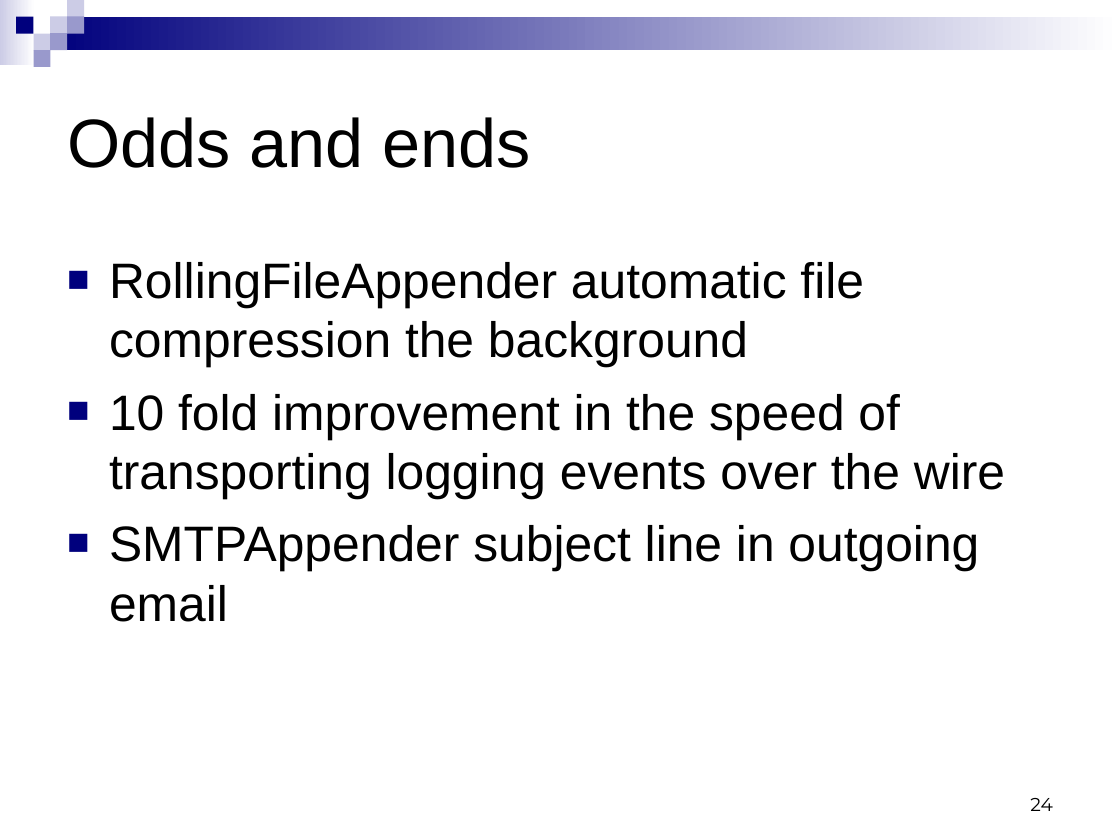
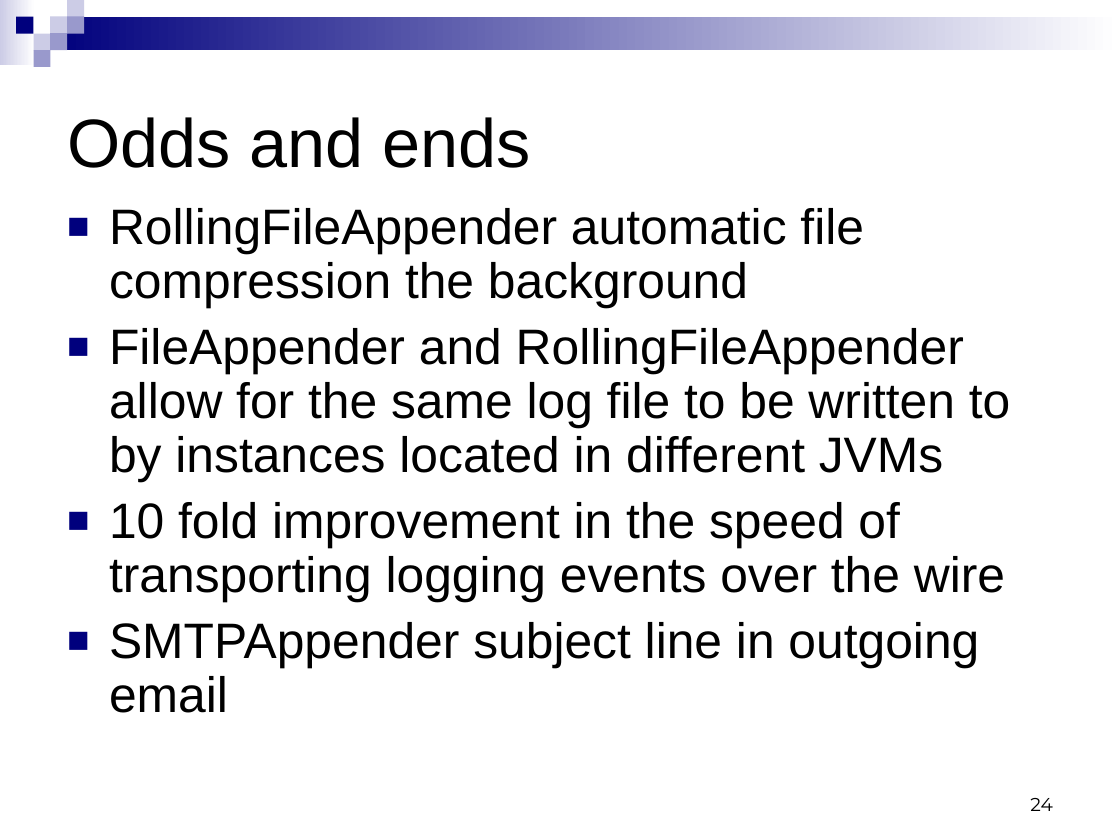
Before and after one commit to qos-ch/logback, a slide deck: slide 24 of logback-site/src/site/resources/logback.ppt. Drawn at 1120x840 pixels with LibreOffice and Linux fonts; fonts in the diff are those of the drawing. Boxes give left, top, right and bottom in pixels: in the first picture for what was removed or moved away, otherwise in the second. Text is boxed around its words. In the diff, an @@ line names an element or a change of style, - is before the commit and + after.

```diff
--- a/logback-site/src/site/resources/logback.ppt
+++ b/logback-site/src/site/resources/logback.ppt
@@ text "RollingFileAppender automatic file compression the ...": place and size @@
-text "RollingFileAppender automatic file compression the ..." at (109, 262, 1005, 622)
+text "RollingFileAppender automatic file compression the ..." at (109, 208, 1010, 713)
@@ text at (109, 208, 1005, 713): line spacing 1 to 0.9 @@
@@ text at (109, 328, 1010, 482): paragraph added @@
+■ FileAppender and RollingFileAppender allow for the same log file to be written to by instances located in different JVMs
```
Also in this commit, not shown: 4 other slides changed, 40 other files.
